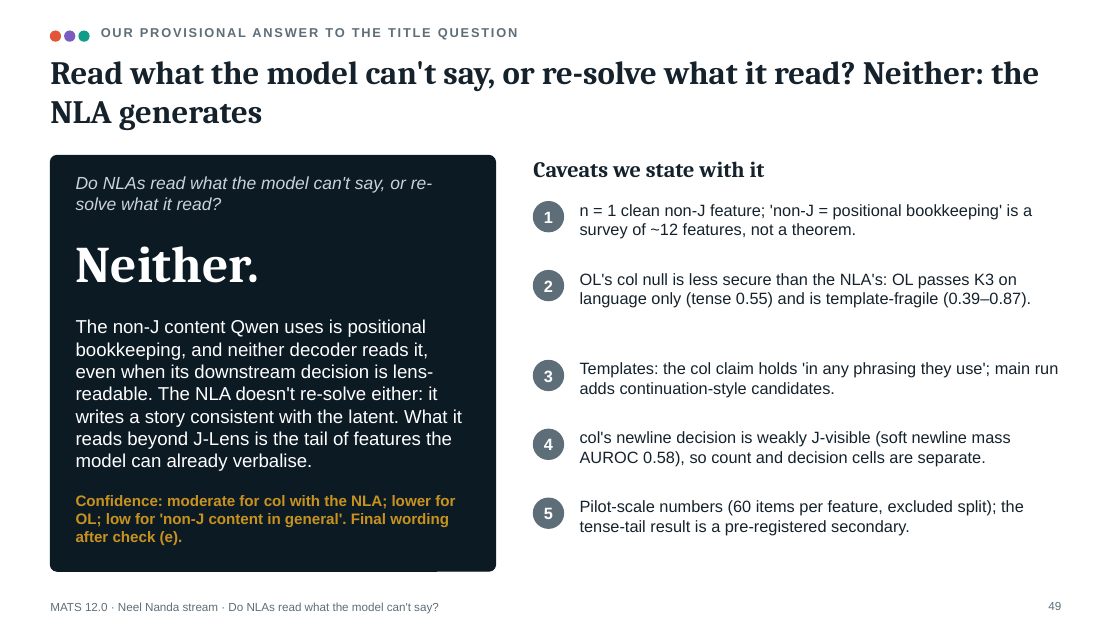
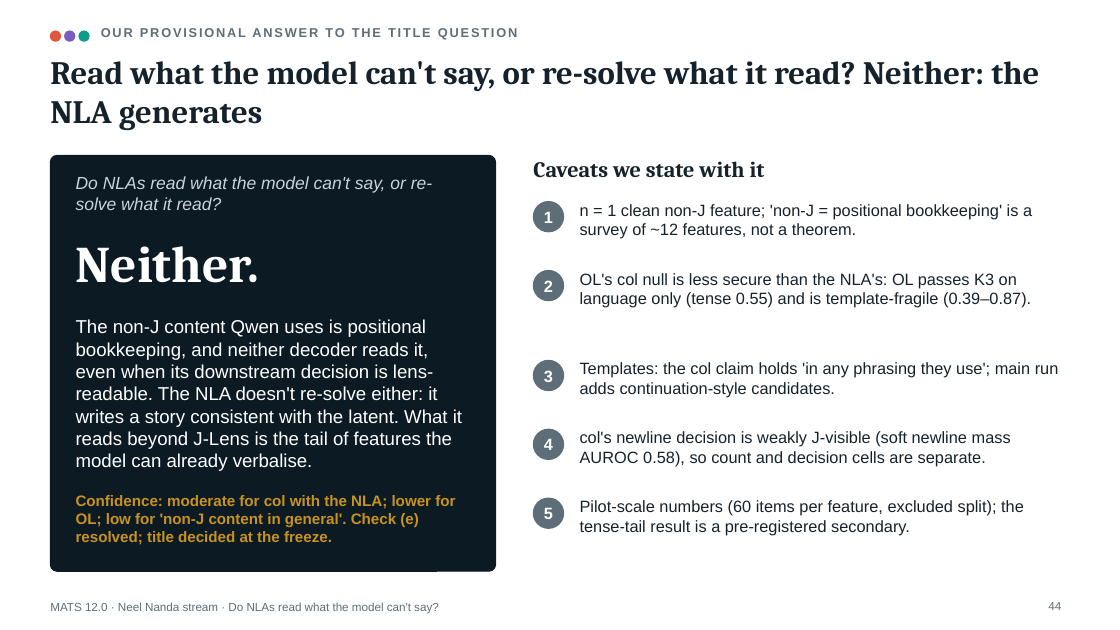
Before and after one commit to Jarus77/mats-nla-workspace, a slide deck: slide 44 of deck/mats_nla_workspace.pptx (slide 49 before the commit). Drawn at 1120x630 pixels with LibreOffice and Linux fonts; fonts in the diff are those of the drawing. Boxes give left, top, right and bottom in pixels: in the first picture for what was removed or moved away, otherwise in the second. Text is boxed around its words. In the diff, an @@ line names an element or a change of style, - is before the commit and + after.

Commit message:
feat: deck v2 (55 slides; Part D resolved)

```diff
--- a/deck/mats_nla_workspace.pptx
+++ b/deck/mats_nla_workspace.pptx
@@ text at [76,495,455,545]: text changed @@
-Confidence: moderate for col with the NLA; lower for OL; low for 'non-J content in general'. Final wording after check (e).
+Confidence: moderate for col with the NLA; lower for OL; low for 'non-J content in general'. Check (e) resolved; title decided at the freeze.
@@ page number at [1048,602,1061,610]: text changed @@
-49
+44
```
Also in this commit, not shown: 27 other slides changed, 1 slide added, 6 slides removed, 11 other files.
